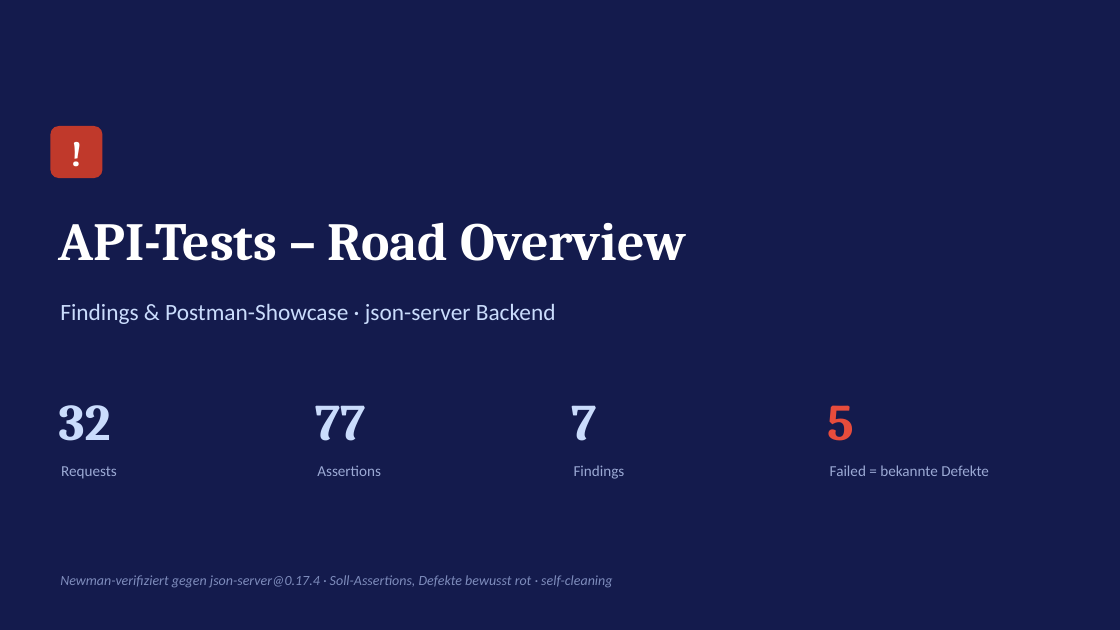
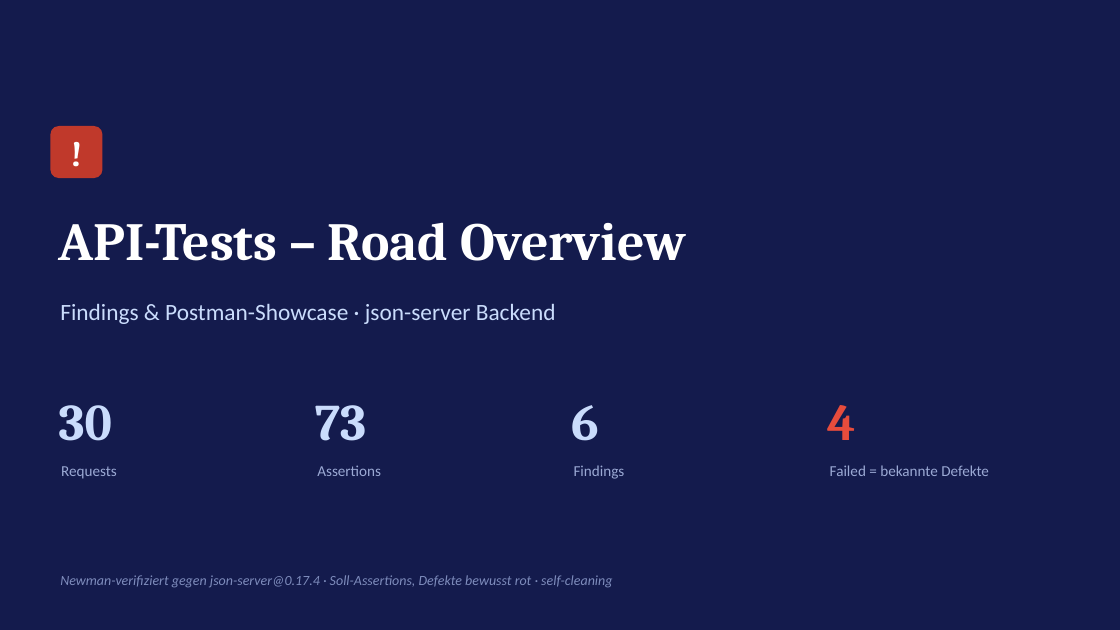
Before and after one commit to emrebaser94/edgital, a slide deck: slide 1 of api-tests/road-overview-api-findings.pptx. Drawn at 1120x630 pixels with LibreOffice and Linux fonts; fonts in the diff are those of the drawing. Boxes give left, top, right and bottom in pixels: in the first picture for what was removed or moved away, otherwise in the second. Text is boxed around its words. In the diff, an @@ line names an element or a change of style, - is before the commit and + after.

```diff
--- a/api-tests/road-overview-api-findings.pptx
+++ b/api-tests/road-overview-api-findings.pptx
@@ text at <box>59,405,112,441</box>: text changed @@
-32
+30
@@ text at <box>315,405,366,441</box>: text changed @@
-77
+73
@@ text at <box>571,405,599,441</box>: text changed @@
-7
+6
@@ text at <box>827,405,855,440</box>: text changed @@
-5
+4
```
Also in this commit, not shown: 7 other slides changed, 3 other files.
